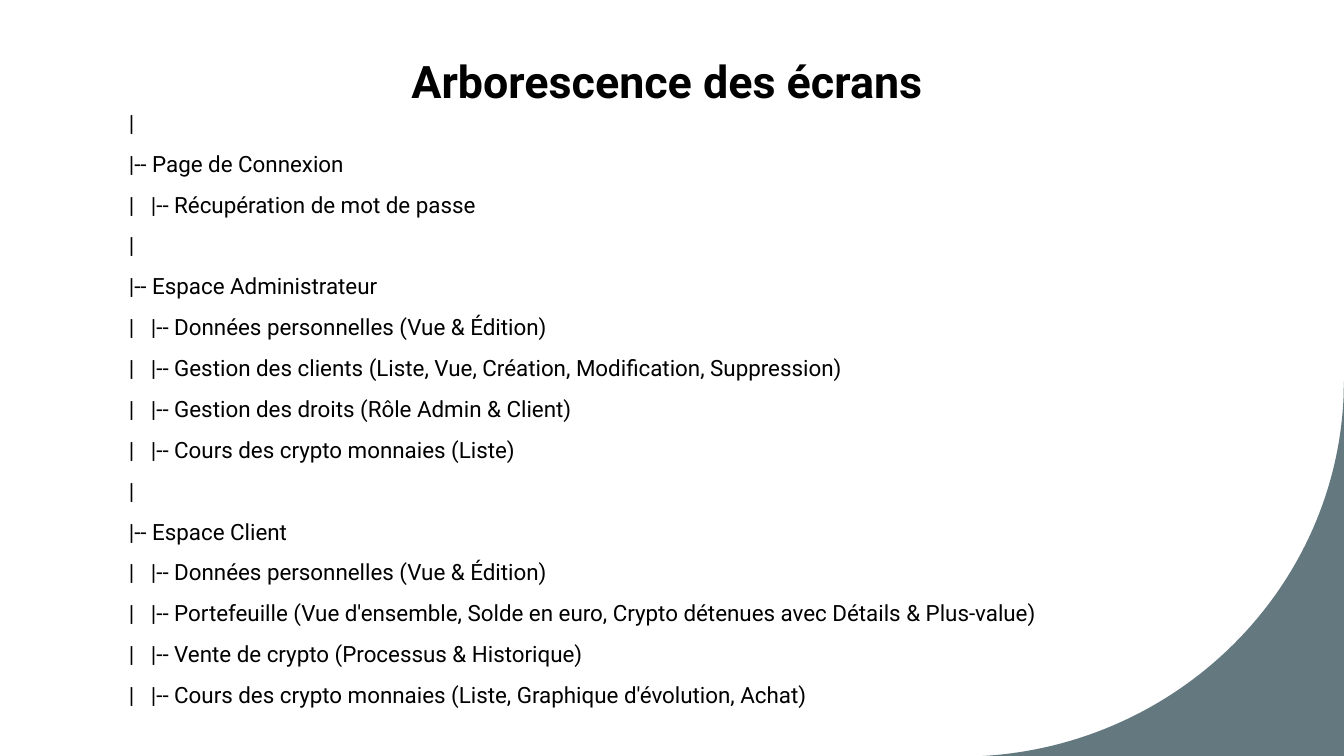
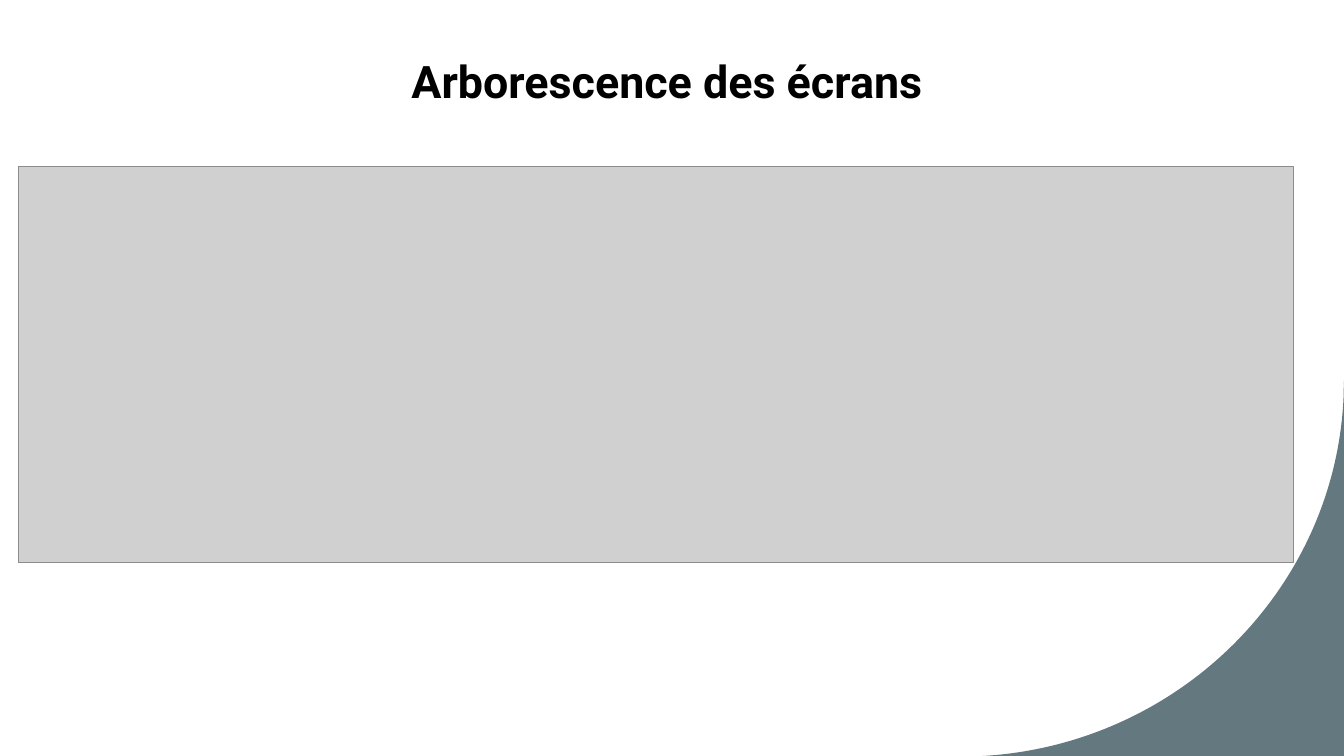
Before and after one commit to FlorentGATTI/projet-finale_bitchest, a slide deck: slide 6 of Bitchest_slides.pptx. Drawn at 1344x756 pixels with LibreOffice and Linux fonts; fonts in the diff are those of the drawing; grey boxes stand for pictures. Boxes give left, top, right and bottom in pixels: in the first picture for what was removed or moved away, otherwise in the second. Text is boxed around its words. In the diff, an @@ line names an element or a change of style, - is before the commit and + after.

```diff
--- a/Bitchest_slides.pptx
+++ b/Bitchest_slides.pptx
@@ picture added at <box>18,166,1294,563</box> @@
@@ text removed at <box>152,155,1036,708</box> @@
-|
-|-- Page de Connexion
-| |-- Récupération de mot de passe
-|
-|-- Espace Administrateur
-| |-- Données personnelles (Vue & Édition)
-| |-- Gestion des clients (Liste, Vue, Création, Modification, Suppression)
-| |-- Gestion des droits (Rôle Admin & Client)
-| |-- Cours des crypto monnaies (Liste)
-|
-|-- Espace Client
-| |-- Données personnelles (Vue & Édition)
-| |-- Portefeuille (Vue d'ensemble, Solde en euro, Crypto détenues avec Détails & Plus-value)
-| |-- Vente de crypto (Processus & Historique)
-| |-- Cours des crypto monnaies (Liste, Graphique d'évolution, Achat)
```
Also in this commit, not shown: 6 other slides changed, 24 other files.
